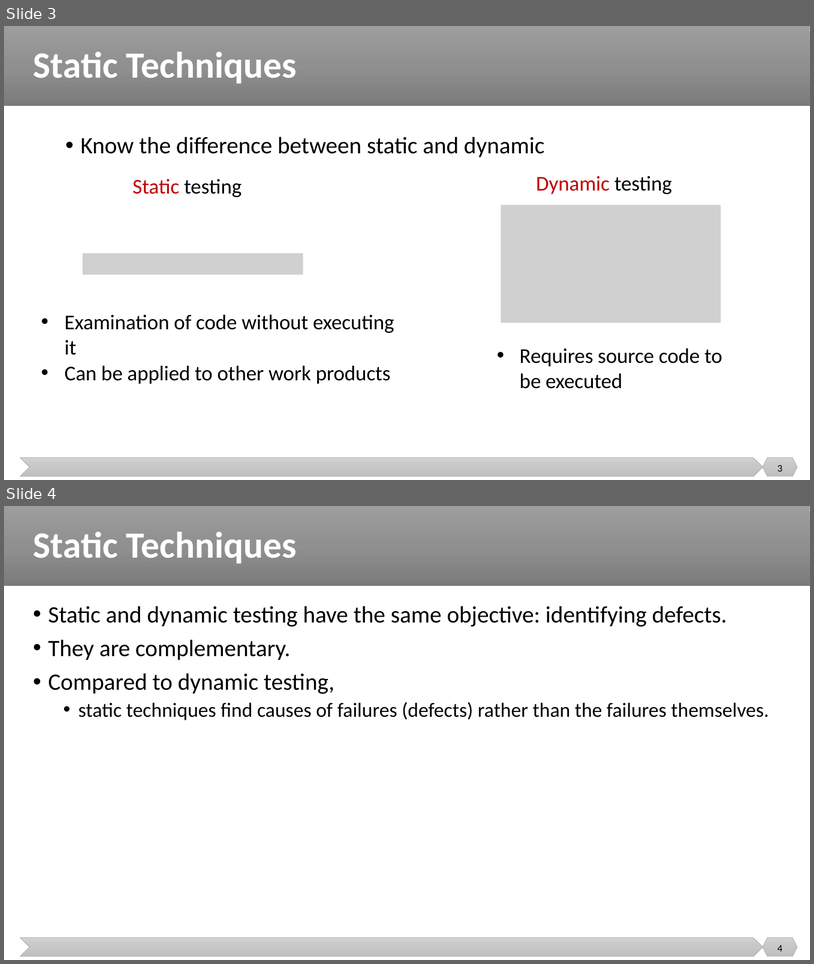
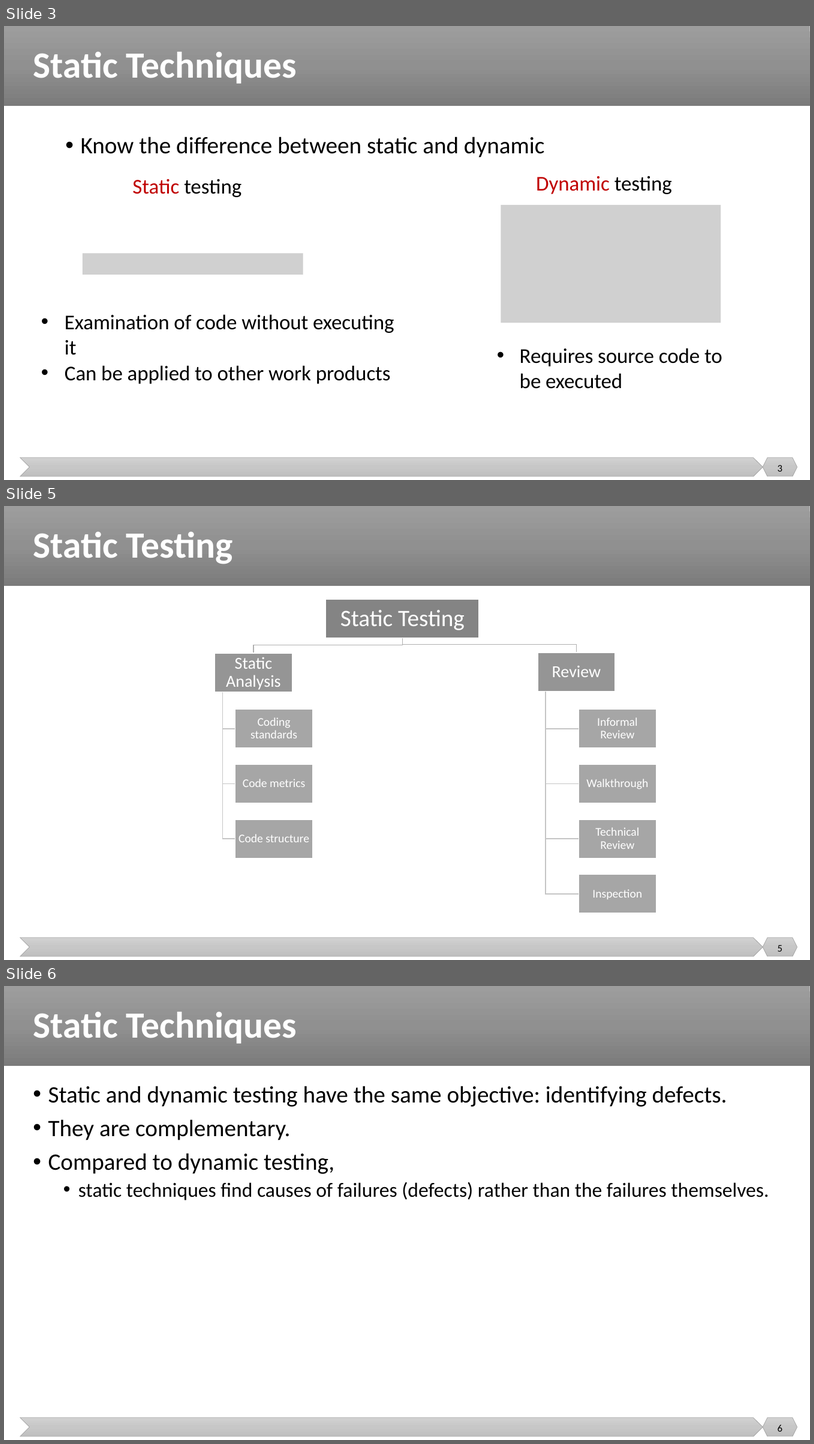
Before and after one commit to malenezi/malenezi, a slide deck: SE401/Lectures/4-Static Testing/Static Testing.pptx. Shown one above the other, each under a label of ours: slides 3 and 4 before the commit, slides 3, 5 and 6 after it; the slides between them are not shown. The pictures are 814x964 and 814x1444 pixels, drawn with LibreOffice and Linux fonts; fonts in the diff are those of the drawing; grey boxes stand for pictures. Boxes give left, top, right and bottom in pixels: in the first picture for what was removed or moved away, otherwise in the second. Text is boxed around its words. In the diff, an @@ line names an element or a change of style, - is before the commit and + after.

```diff
--- a/SE401/Lectures/4-Static Testing/Static Testing.pptx
+++ b/SE401/Lectures/4-Static Testing/Static Testing.pptx
@@ slide 5 added at (4,506,810,960), background #FFFFFF; not listed: 3 template elements that a slide beside it also shows @@
@@ title added at (33,532,233,564), 44 pt, text #FFFFFF, bold @@
+Static Testing
@@ group added at (215,599,657,913): 10 rectangles, 10 texts, 9 freeform shapes @@
+Static Testing
+Static Analysis
+Coding standards
+Code metrics
+Code structure
+Review
+Informal Review
+Walkthrough
+Technical Review
+Inspection
@@ page number added at (778,945,783,951), 12 pt, text #000000 @@
+5
@@ what was slide 4 is now slide 6 @@
@@ page number at (778,1424,783,1431): text changed @@
-4
+6
```
Also in this commit, not shown: 7 slides changed, 2 other slides added, 1 slide removed.
